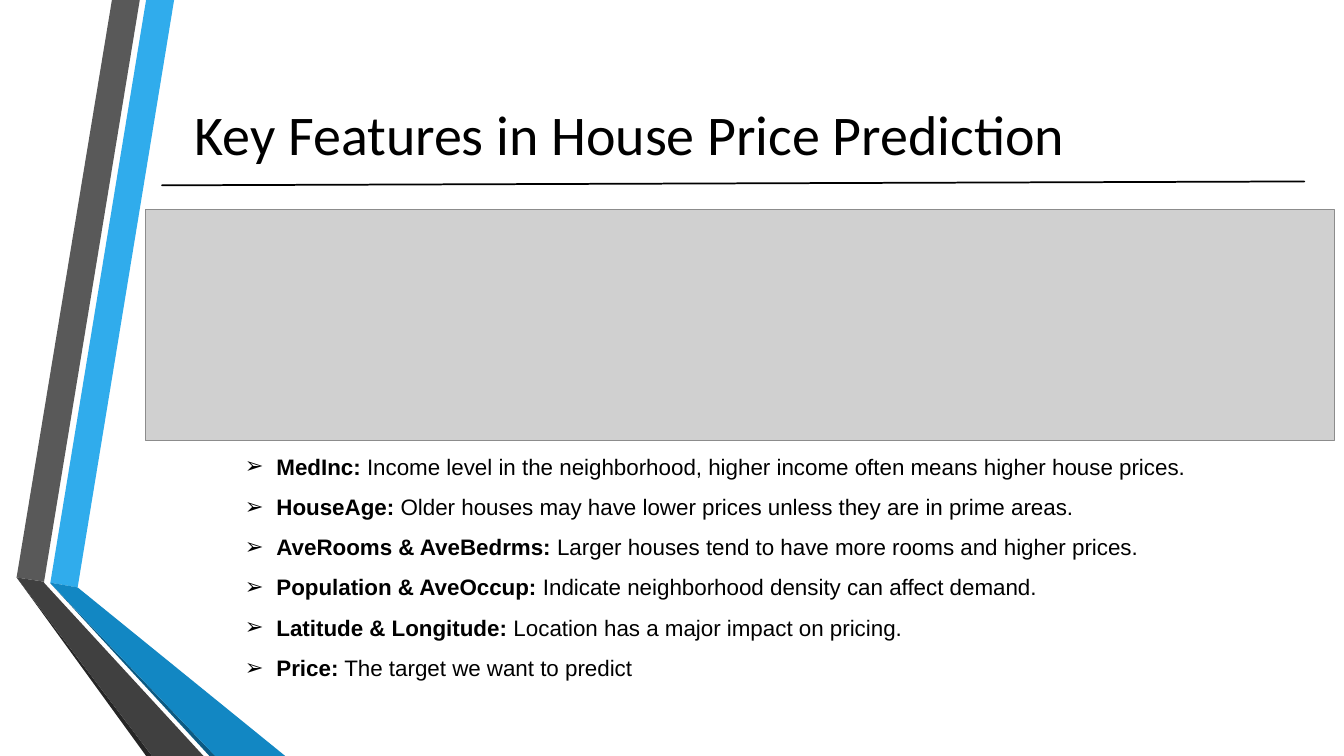
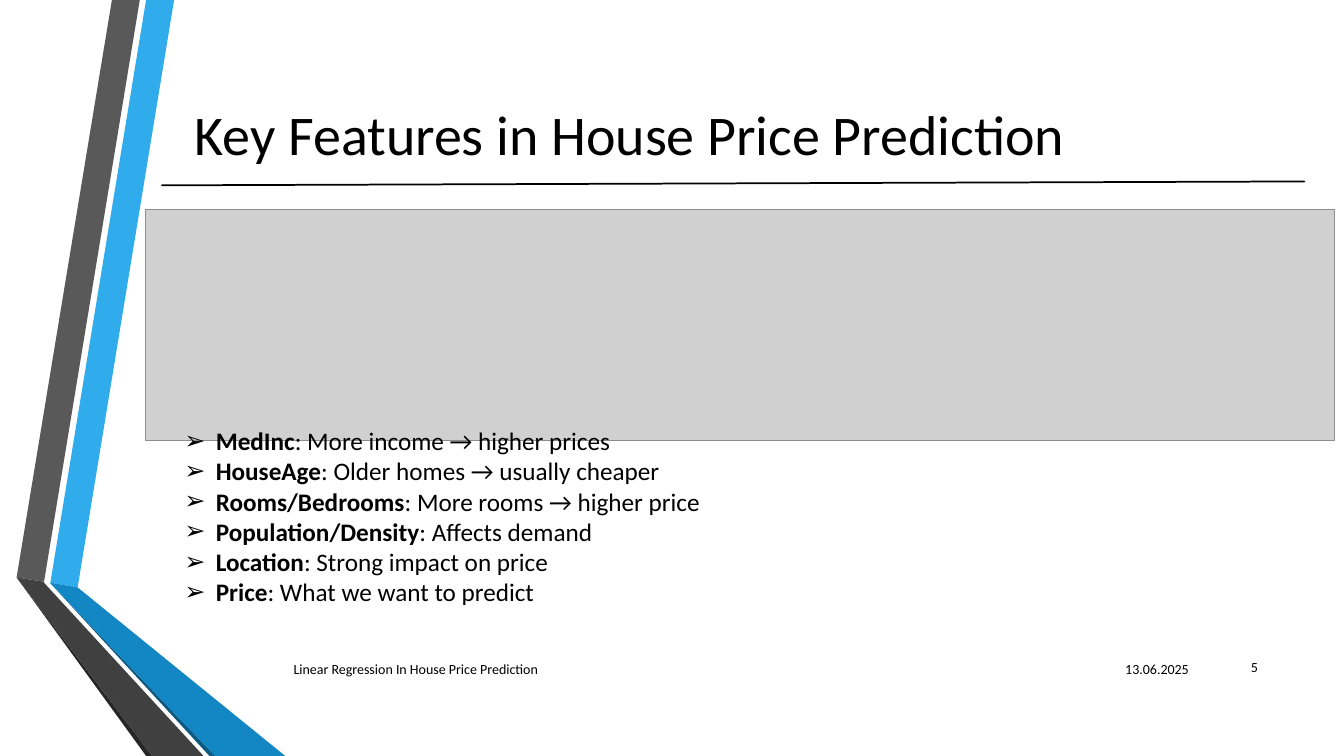
Before and after one commit to MoAbdoHSHL/Machine-Learning-model, a slide deck: slide 5 of LinearRegression_Abdo.pptx (slide 4 before the commit). Drawn at 1344x756 pixels with LibreOffice and Linux fonts; fonts in the diff are those of the drawing; grey boxes stand for pictures. Boxes give left, top, right and bottom in pixels: in the first picture for what was removed or moved away, otherwise in the second. Text is boxed around its words. In the diff, an @@ line names an element or a change of style, - is before the commit and + after.

```diff
--- a/LinearRegression_Abdo.pptx
+++ b/LinearRegression_Abdo.pptx
@@ text added at (x1=216, y1=432, x2=700, y2=605), 18 pt, text #000000 @@
+➢ MedInc: More income → higher prices
+➢ HouseAge: Older homes → usually cheaper
+➢ Rooms/Bedrooms: More rooms → higher price
+➢ Population/Density: Affects demand
+➢ Location: Strong impact on price
+➢ Price: What we want to predict
@@ text removed at (x1=276, y1=458, x2=1185, y2=681) @@
-➢ MedInc: Income level in the neighborhood, higher income often means higher house prices.
-➢ HouseAge: Older houses may have lower prices unless they are in prime areas.
-➢ AveRooms & AveBedrms: Larger houses tend to have more rooms and higher prices.
-➢ Population & AveOccup: Indicate neighborhood density can affect demand.
-➢ Latitude & Longitude: Location has a major impact on pricing.
-➢ Price: The target we want to predict
@@ text added at (x1=294, y1=664, x2=538, y2=677), 10 pt, text #000000 @@
+Linear Regression In House Price Prediction
@@ text added at (x1=1125, y1=664, x2=1189, y2=674), 10 pt, text #000000 @@
+13.06.2025
@@ page number added at (x1=1251, y1=663, x2=1258, y2=672), 10 pt, text #000000 @@
+5
```
Also in this commit, not shown: 5 other slides changed, 4 slides added, 1 slide removed, 4 other files.
